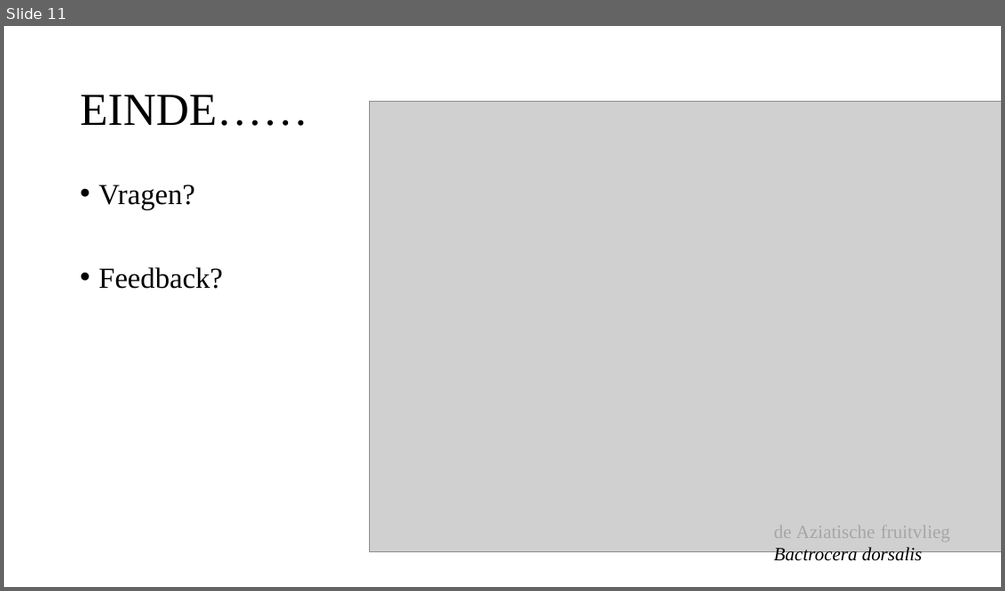
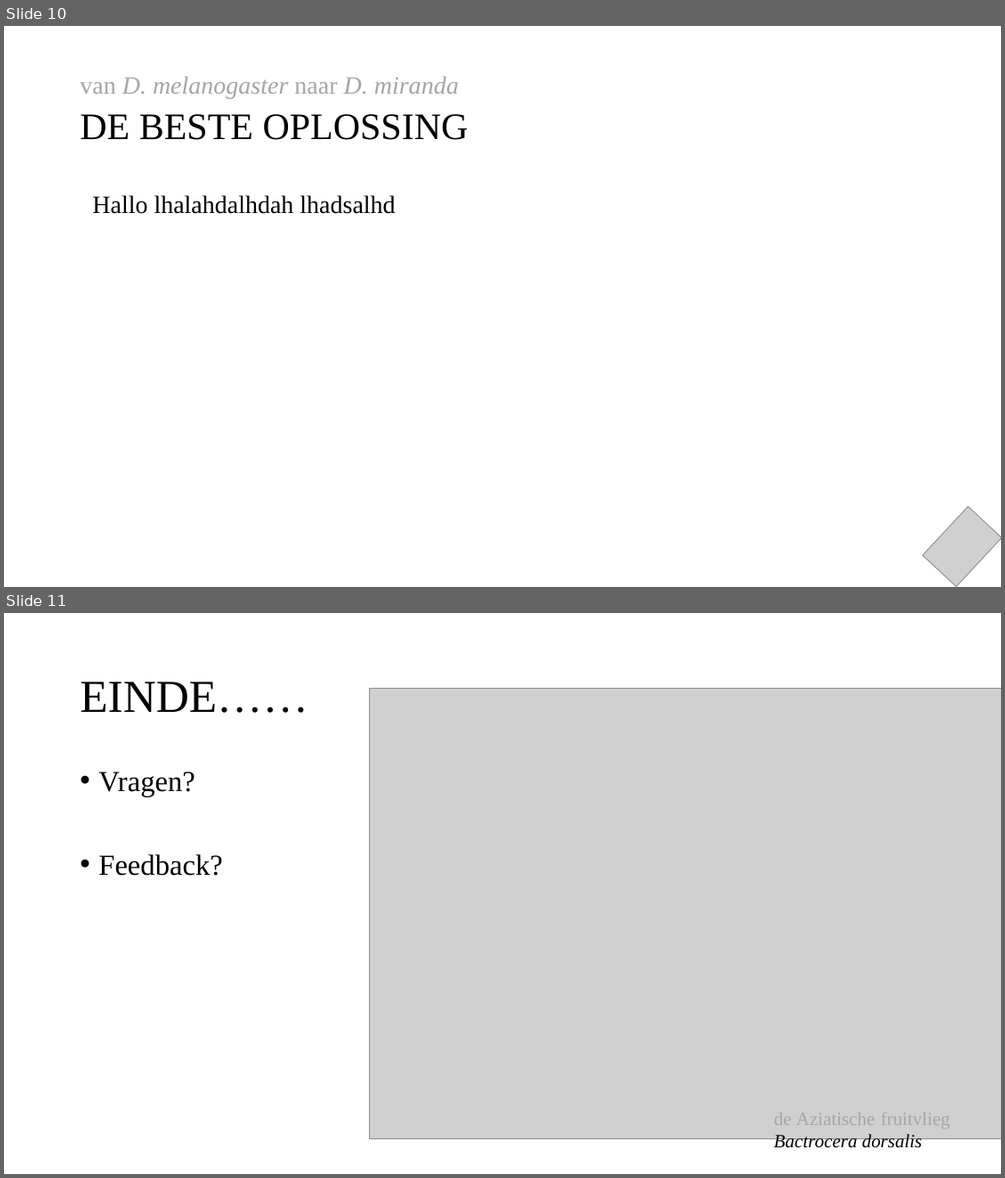
Before and after one commit to Leanderrr/fruitvliegen, a slide deck: verslaglegging en presentaties/Powerpont 1.pptx. Shown one above the other, each under a label of ours: slide 11 before the commit, slides 10 and 11 after it. The pictures are 1005x591 and 1005x1178 pixels, drawn with LibreOffice and Linux fonts; fonts in the diff are those of the drawing; grey boxes stand for pictures. Boxes give left, top, right and bottom in pixels: in the first picture for what was removed or moved away, otherwise in the second. Text is boxed around its words. In the diff, an @@ line names an element or a change of style, - is before the commit and + after.

```diff
--- a/verslaglegging en presentaties/Powerpont 1.pptx
+++ b/verslaglegging en presentaties/Powerpont 1.pptx
@@ slide 10 added at box(4, 26, 1001, 587), background #FFFFFF @@
@@ text added at box(80, 77, 469, 140), 24 pt, text #A6A6A6 @@
+van D. melanogaster naar D. miranda
+DE BESTE OPLOSSING
@@ text added at box(92, 195, 395, 214), 24 pt, text #000000 @@
+Hallo lhalahdalhdah lhadsalhd
@@ picture added at box(922, 507, 1001, 587) @@
```
Also in this commit, not shown: 3 slides changed, 1 other slide added, 2 slides removed.
